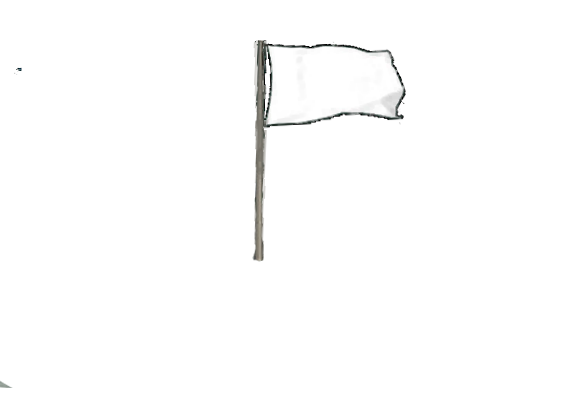
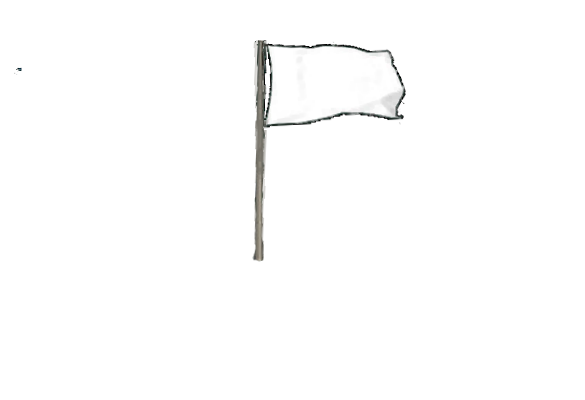
Layers edited between the first and the second 585 × 400 image:
painted on "Pasted Layer" over (x1=0, y1=380, x2=13, y2=388)
